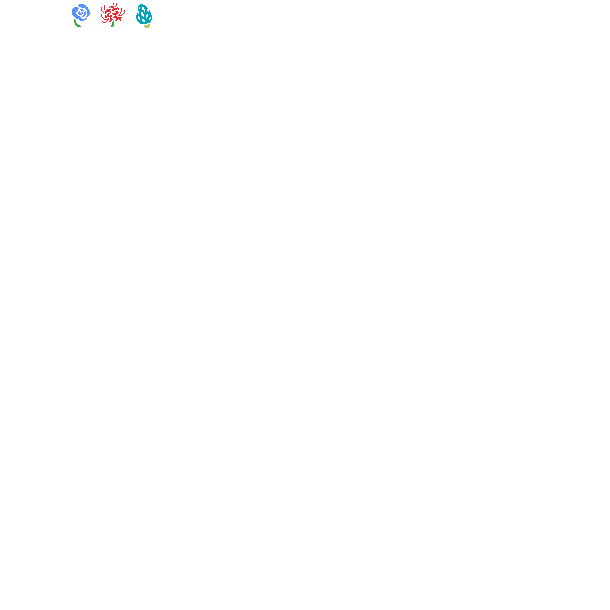
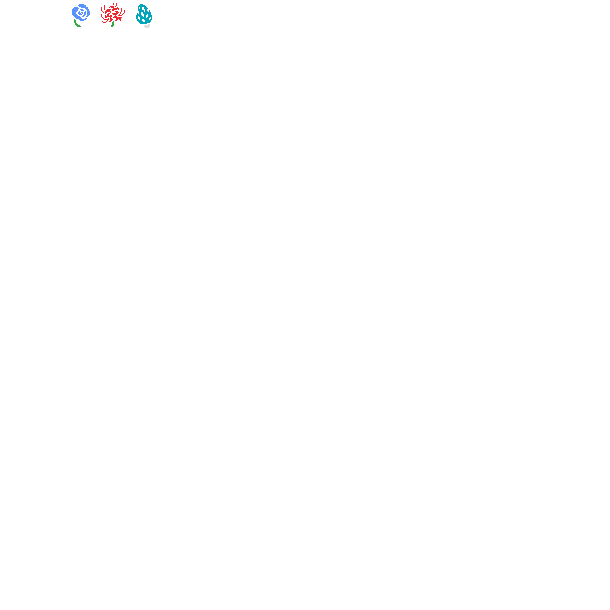
Two versions of the same layered image (610x610). Layer-by-layer changes:
painted on "Layer 3" over [144, 24, 150, 28]
